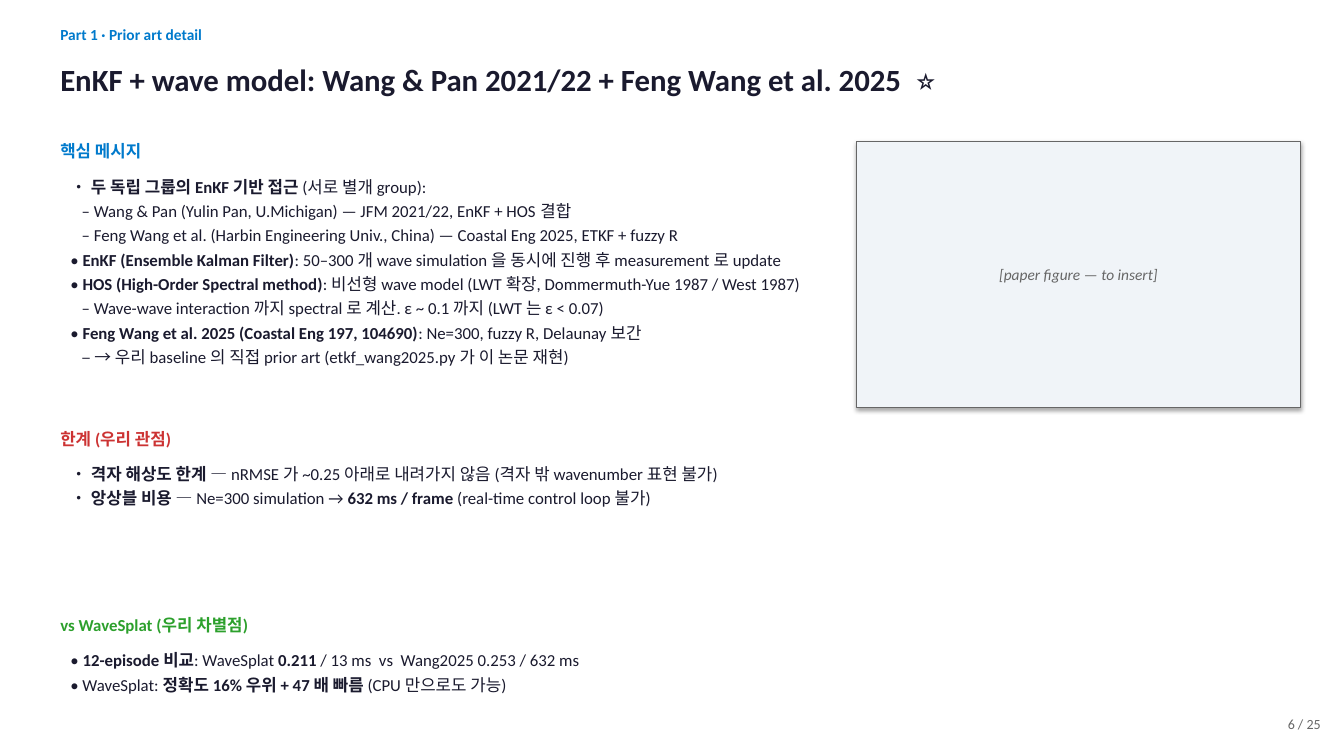
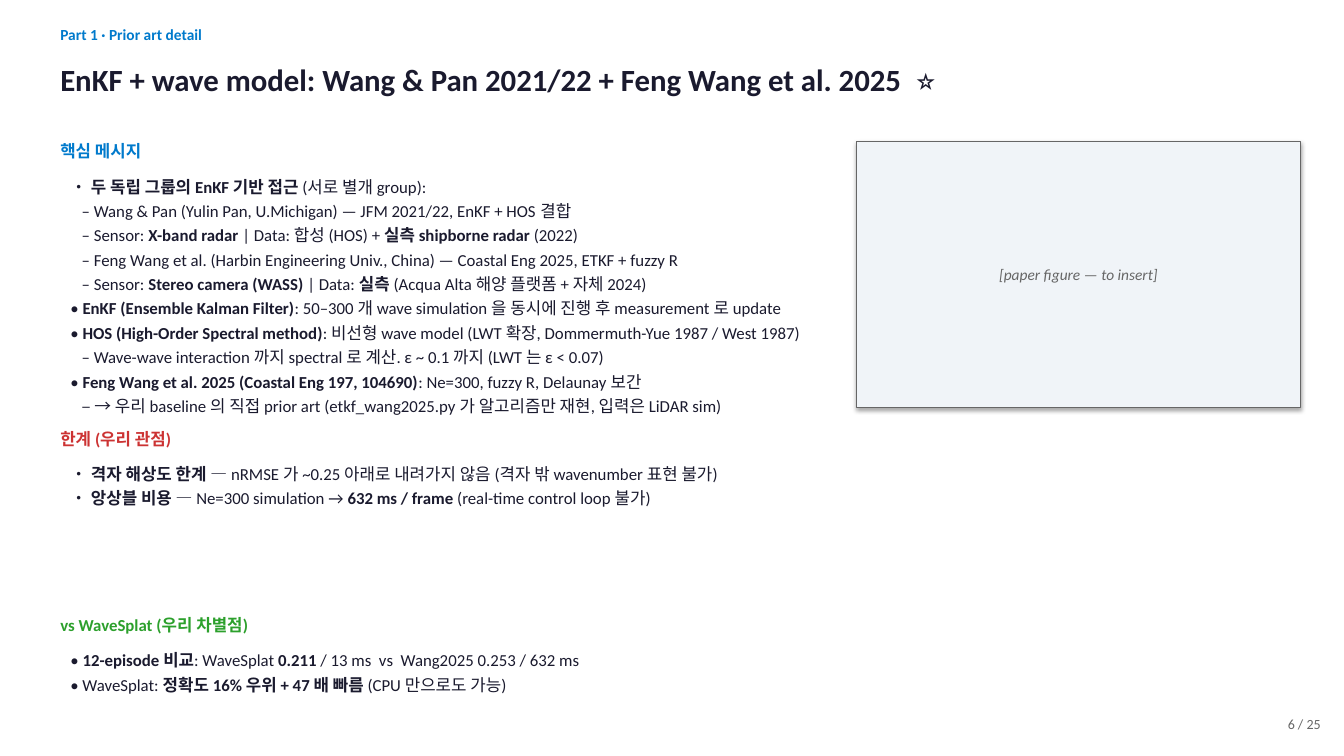
Before and after one commit to SAEYONGPARK94/wavesplat, a slide deck: slide 6 of wavesplat/docs/labmeeting_2026_05_13.pptx. Drawn at 1344x756 pixels with LibreOffice and Linux fonts; fonts in the diff are those of the drawing. Boxes give left, top, right and bottom in pixels: in the first picture for what was removed or moved away, otherwise in the second. Text is boxed around its words. In the diff, an @@ line names an element or a change of style, - is before the commit and + after.

```diff
--- a/wavesplat/docs/labmeeting_2026_05_13.pptx
+++ b/wavesplat/docs/labmeeting_2026_05_13.pptx
@@ text at (x1=94, y1=227, x2=578, y2=244): paragraph added @@
+– Sensor: X-band radar | Data: 합성 (HOS) + 실측 shipborne radar (2022)
@@ text at (x1=94, y1=276, x2=646, y2=293): paragraph added @@
+– Sensor: Stereo camera (WASS) | Data: 실측 (Acqua Alta 해양 플랫폼 + 자체 2024)
@@ text at (x1=115, y1=398, x2=721, y2=415): text changed @@
-– → 우리 baseline 의 직접 prior art (etkf_wang2025.py 가 이 논문 재현)
+– → 우리 baseline 의 직접 prior art (etkf_wang2025.py 가 알고리즘만 재현, 입력은 LiDAR sim)
```
Also in this commit, not shown: 2 other slides changed, 2 other files.
